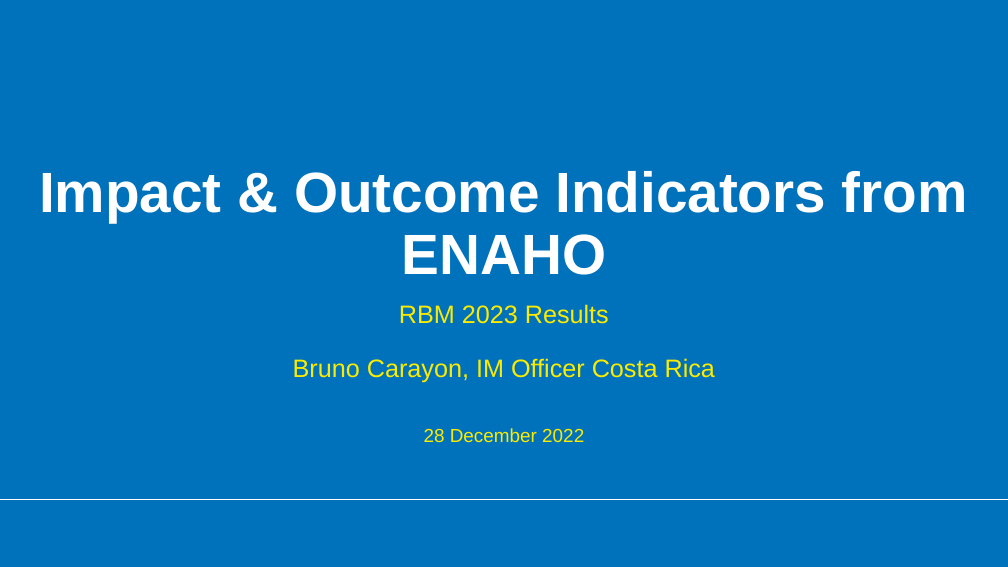
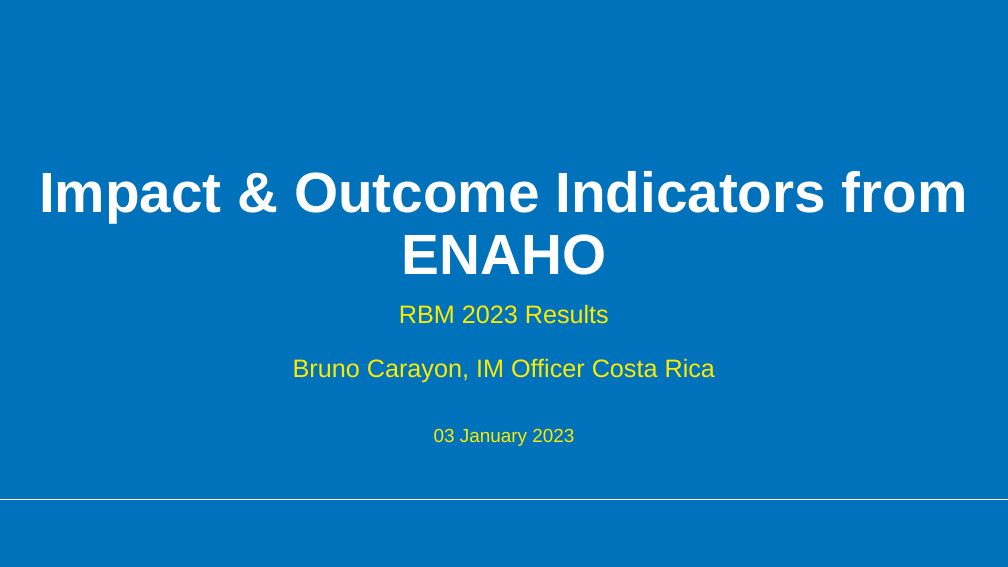
Before and after one commit to UNHCR-CostaRica/ENAHO_2021, a slide deck: slide 1 of COSTA-RICA---RBM-Impact-Indicators-from-ENAHO2022.pptx. Drawn at 1008x567 pixels with LibreOffice and Linux fonts; fonts in the diff are those of the drawing; background and template pictures are left out. Boxes give left, top, right and bottom in pixels: in the first picture for what was removed or moved away, otherwise in the second. Text is boxed around its words. In the diff, an @@ line names an element or a change of style, - is before the commit and + after.

```diff
--- a/COSTA-RICA---RBM-Impact-Indicators-from-ENAHO2022.pptx
+++ b/COSTA-RICA---RBM-Impact-Indicators-from-ENAHO2022.pptx
@@ text at (434,428,574,446): text changed @@
-28 December 2022
+03 January 2023
```
Also in this commit, not shown: 3 other slides changed, 4 other files.
